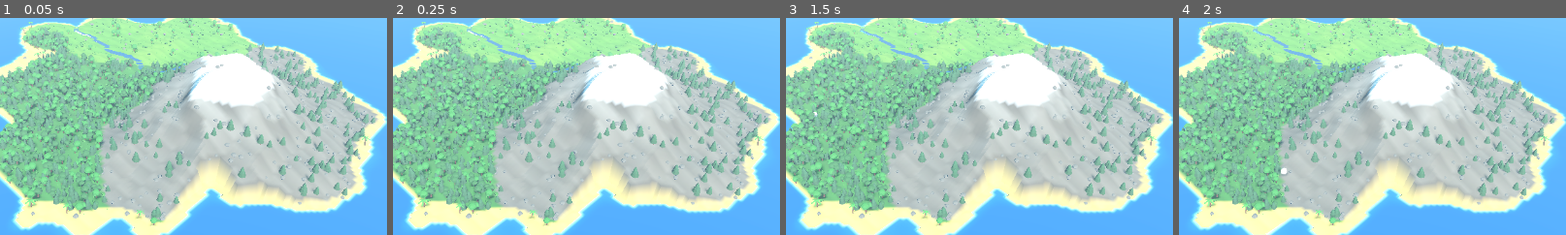
Above: before the commit, frames 1-4 (left to right).
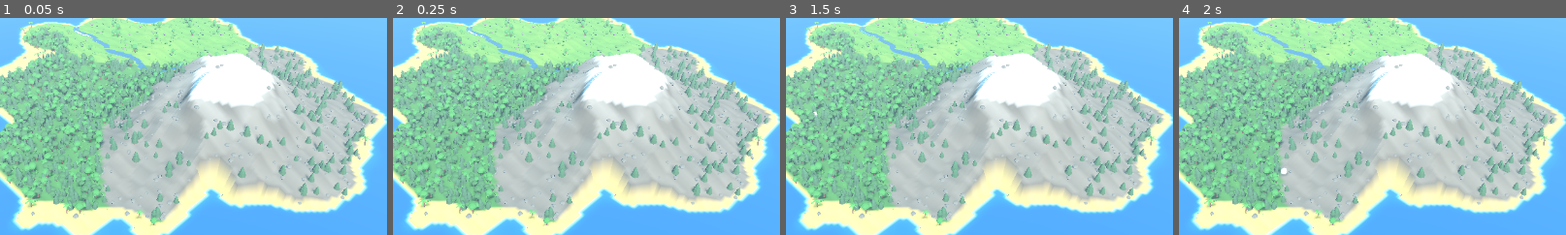
Above: after the commit, the same moments.

Repository: CoolS2/virtualgodisland
Game: Godot game, scene res://game/main.tscn
The game is run twice, just before and just after one commit, with the same random seed, the same clock (stepped at 60 frames per second) and the same inputs.
Inputs (mouse positions are % of the whole screen's width and height, from its top left):
- Up to frame 1 (0.05 s): no input
- Up to frame 2 (0.25 s): no input
- Up to frame 3 (1.5 s): tap Enter at 0.5 s; move the mouse to (72, 45) at 0.52 s; hold Shift 0.53-1.25 s; click (72, 45) at 0.67 s; tap Space at 1.25 s; drag from (30, 55) to (45, 70) at 1.27 s
- Up to frame 4 (2 s): no input
The pictures show only the part of the screen within x 31-81%, y 33-83%; the shares and areas given below are measured in that part.

The runs differ from the first frame. In frame 1, 0.2% of the frame differs, in the area x 18-48%, y 3-26%; in frame 2, 0.2%; in frame 3, 0.2%; in frame 4, 0.2%.

Commit message:
fix(game): lift river ribbon above uneven banks, lighter river water; river camera view in screenshot tool
Co-Authored-By: Claude Opus 5.5 <noreply@anthropic.com>
Claude-Session: https://claude.ai/code/session_01Pii6rjbbvB5RZEt868ivQQ

Diff:
--- a/game/main.gd
+++ b/game/main.gd
@@ -10,6 +10,7 @@
 ## Только для tools/screenshot: показать остров с этим seed без чтения и записи сейва.
 var preview_seed := -1
 var camera_rig: CameraRig
+var island_map: IslandMap
 
 var _world: Dictionary
 var _offline_ticks: int
@@ -22,6 +23,7 @@
 	_world = WorldEngine.create_world(preview_seed, now) if _is_preview() else SaveStore.load_world(now)
 	_offline_ticks = WorldEngine.catch_up(_world, now)
 	var map := IslandGenerator.generate(_world["seed"])
+	island_map = map
 
 	_setup_environment()
 	add_child(Terrain.build_terrain(map))
--- a/game/river.gd
+++ b/game/river.gd
@@ -6,7 +6,9 @@
 const WIDTH_SOURCE := 2.2
 const WIDTH_MOUTH := 3.6
 ## Сглаживание ломаной по клеткам сетки: соседей с каждой стороны.
-const SMOOTH := 2
+const SMOOTH := 3
+## Лента чуть выше расчётного уровня, чтобы не прятаться за неровностями берега.
+const LIFT := 0.12
 
 
 static func build(map: IslandMap, tile: float = 1.0) -> MeshInstance3D:
@@ -23,7 +25,7 @@
 			sum += Vector2(i % map.size, floori(float(i) / map.size))
 			n += 1
 		var p := sum / n
-		points.append(Vector3(p.x * tile - half, map.river_levels[k], p.y * tile - half))
+		points.append(Vector3(p.x * tile - half, map.river_levels[k] + LIFT, p.y * tile - half))
 
 	var st := SurfaceTool.new()
 	st.begin(Mesh.PRIMITIVE_TRIANGLES)
--- a/game/shaders/river.gdshader
+++ b/game/shaders/river.gdshader
@@ -3,7 +3,7 @@
 // Бегущие вниз по течению блики и пена у берегов.
 render_mode blend_mix, cull_disabled, specular_schlick_ggx;
 
-uniform vec3 water_color : source_color = vec3(0.16, 0.6, 0.8);
+uniform vec3 water_color : source_color = vec3(0.2, 0.72, 0.82);
 uniform vec3 foam_color : source_color = vec3(1.0, 1.0, 1.0);
 uniform float flow_speed = 1.2;
 
--- a/tools/screenshot.gd
+++ b/tools/screenshot.gd
@@ -20,7 +20,11 @@
 	var out := _arg("out", DEFAULT_OUT)
 	DirAccess.make_dir_recursive_absolute(out)
 	var failed := false
-	for view: Array in VIEWS:
+	var views: Array = VIEWS.duplicate()
+	var river_view := _river_view(main.get("island_map") as IslandMap)
+	if not river_view.is_empty():
+		views.append(river_view)
+	for view: Array in views:
 		(main.get("camera_rig") as CameraRig).set_view(view[1], view[2], view[3])
 		for _i in WARMUP_FRAMES:
 			await get_tree().process_frame
@@ -35,6 +39,17 @@
 	get_tree().quit(1 if failed else 0)
 
 
+## Ракурс со стороны середины реки (камера вращается вокруг центра острова).
+func _river_view(map: IslandMap) -> Array:
+	if map == null or map.river.is_empty():
+		return []
+	var i: int = map.river[map.river.size() >> 1]
+	var half: float = (map.size - 1) / 2.0
+	var x: float = i % map.size - half
+	var z: float = floori(float(i) / map.size) - half
+	return ["river", atan2(x, z), 0.5, 75.0]
+
+
 ## Уменьшенная JPEG-копия одной строкой base64 — чтобы посмотреть кадр по логу CI, не скачивая артефакт.
 func _print_preview(view_name: String, image: Image) -> void:
 	var preview := image.duplicate() as Image
